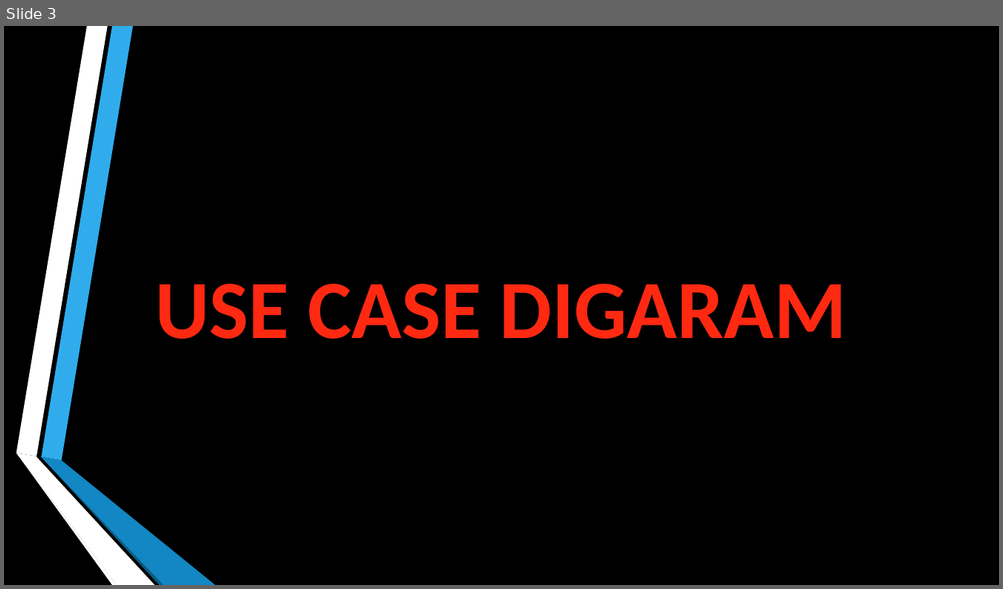
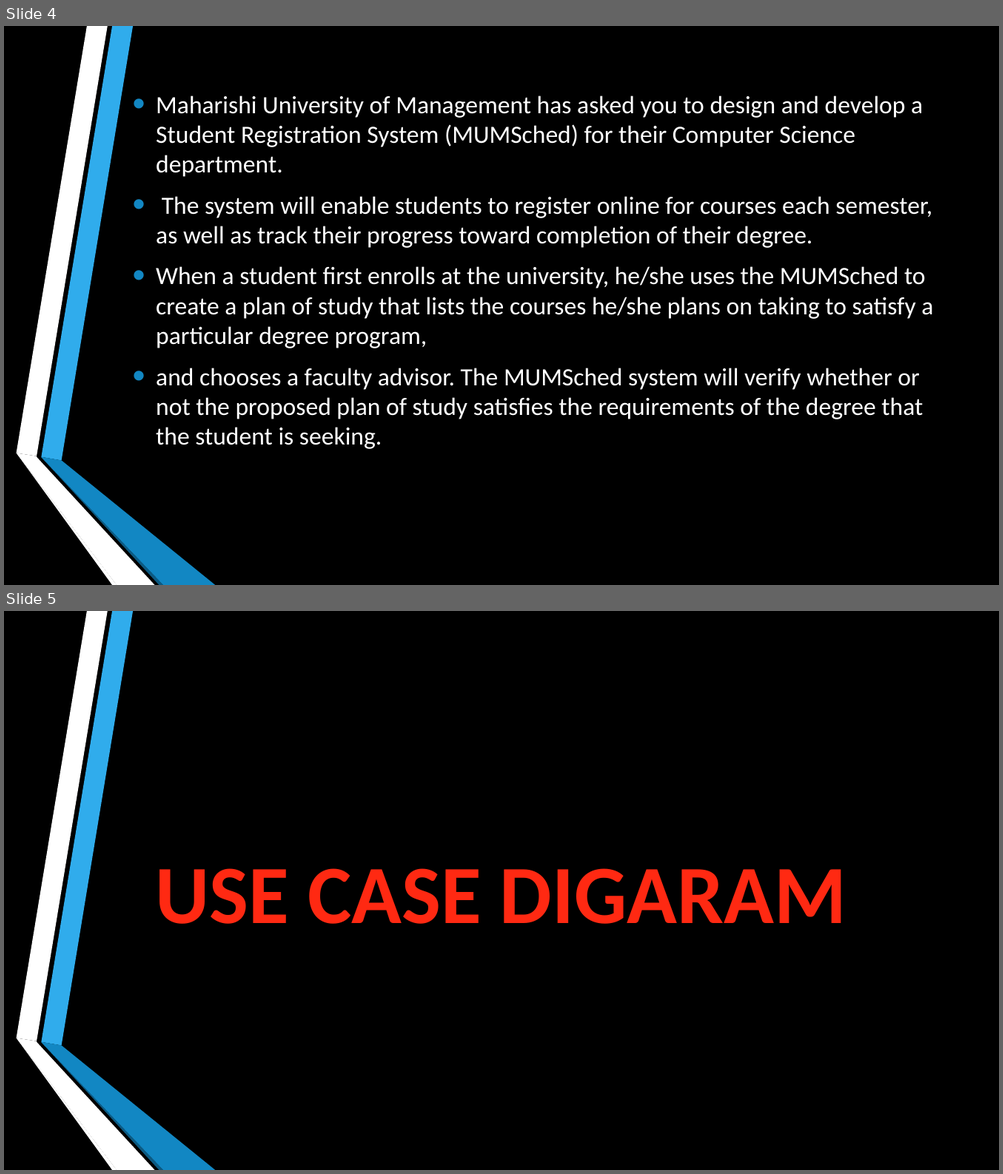
Before and after one commit to zebiba44/MUMScheduler-Team1, a slide deck: Technical documentation/Presentation/MUMSchedulerfinal.pptx. Shown one above the other, each under a label of ours: slide 3 before the commit, slides 4 and 5 after it. The pictures are 1003x589 and 1003x1174 pixels, drawn with LibreOffice and Linux fonts; fonts in the diff are those of the drawing. Boxes give left, top, right and bottom in pixels: in the first picture for what was removed or moved away, otherwise in the second. Text is boxed around its words. In the diff, an @@ line names an element or a change of style, - is before the commit and + after.

```diff
--- a/Technical documentation/Presentation/MUMSchedulerfinal.pptx
+++ b/Technical documentation/Presentation/MUMSchedulerfinal.pptx
@@ slide 4 added at (4, 26, 999, 585), background #000000; not listed: 6 template elements that a slide beside it also shows @@
@@ text added at (156, 96, 933, 449), 24 pt, text #FFFFFF @@
+• Maharishi University of Management has asked you to design and develop a Student Registration System (MUMSched) for their Computer Science department.
+• The system will enable students to register online for courses each semester, as well as track their progress toward completion of their degree.
+• When a student first enrolls at the university, he/she uses the MUMSched to create a plan of study that lists the courses he/she plans on taking to satisfy a particular degree program,
+• and chooses a faculty advisor. The MUMSched system will verify whether or not the proposed plan of study satisfies the requirements of the degree that the student is seeking.
@@ what was slide 3 is now slide 5 @@
```
Also in this commit, not shown: 2 slides changed, 3 other slides added, 10 slides removed.
